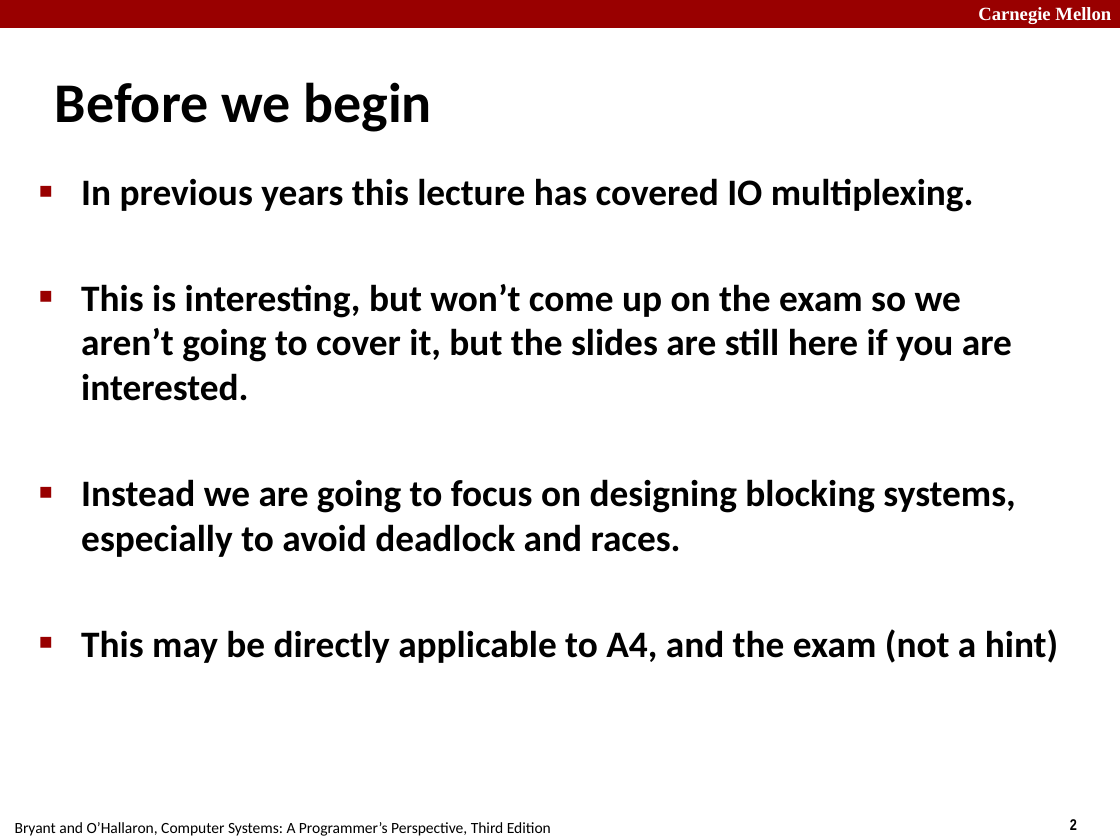
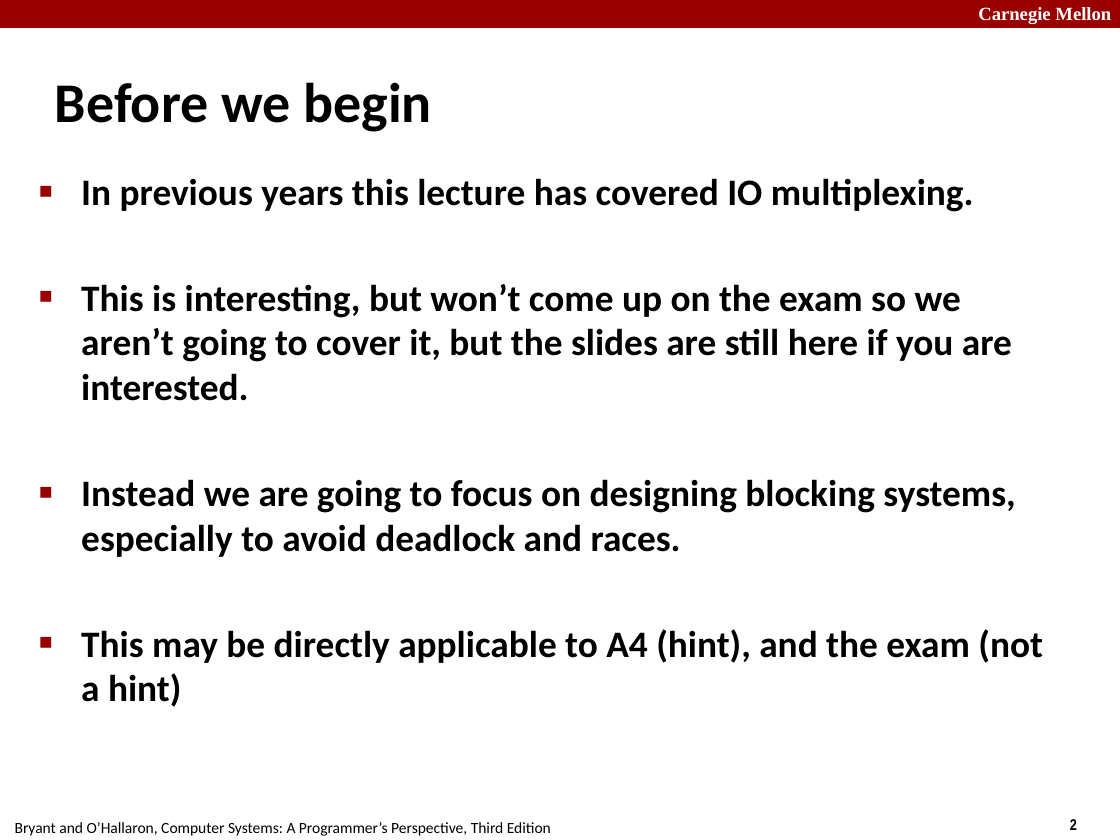
Before and after one commit to diku-compSys/compSys-e2023-pub, a slide deck: slide 2 of lectures/23-11-20_server_performance/performance.odp. Drawn at 1120x840 pixels with LibreOffice and Linux fonts; fonts in the diff are those of the drawing. Boxes give left, top, right and bottom in pixels: in the first picture for what was removed or moved away, otherwise in the second. Text is boxed around its words. In the diff, an @@ line names an element or a change of style, - is before the commit and + after.

```diff
--- a/lectures/23-11-20_server_performance/performance.odp
+++ b/lectures/23-11-20_server_performance/performance.odp
@@ text at <box>81,629,1043,707</box>: text changed @@
-■ This may be directly applicable to A4, and the exam (not a hint)
+■ This may be directly applicable to A4 (hint), and the exam (not a hint)
```
Also in this commit, not shown: 2 other slides changed, 6 slides added, 1 slide removed, 1 other file.
